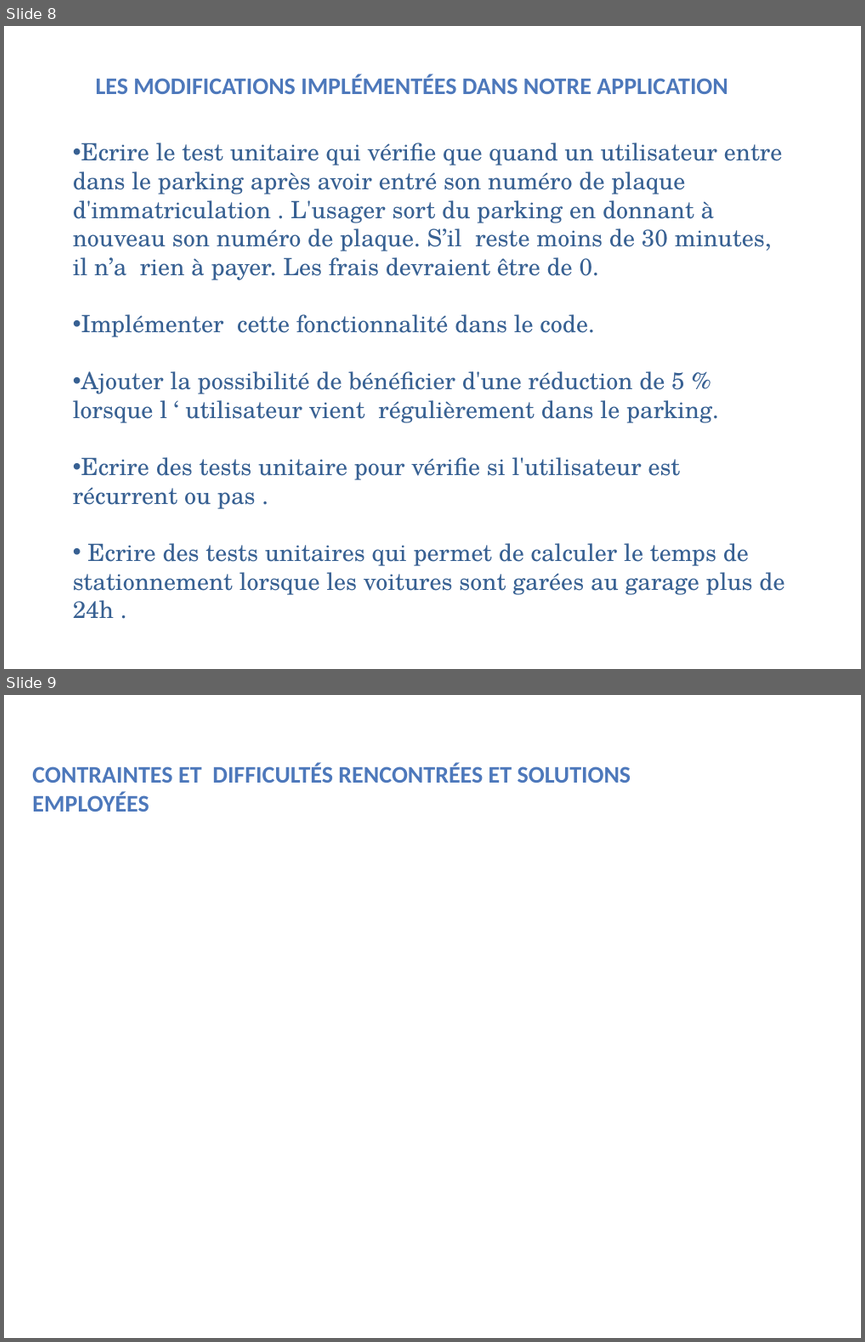
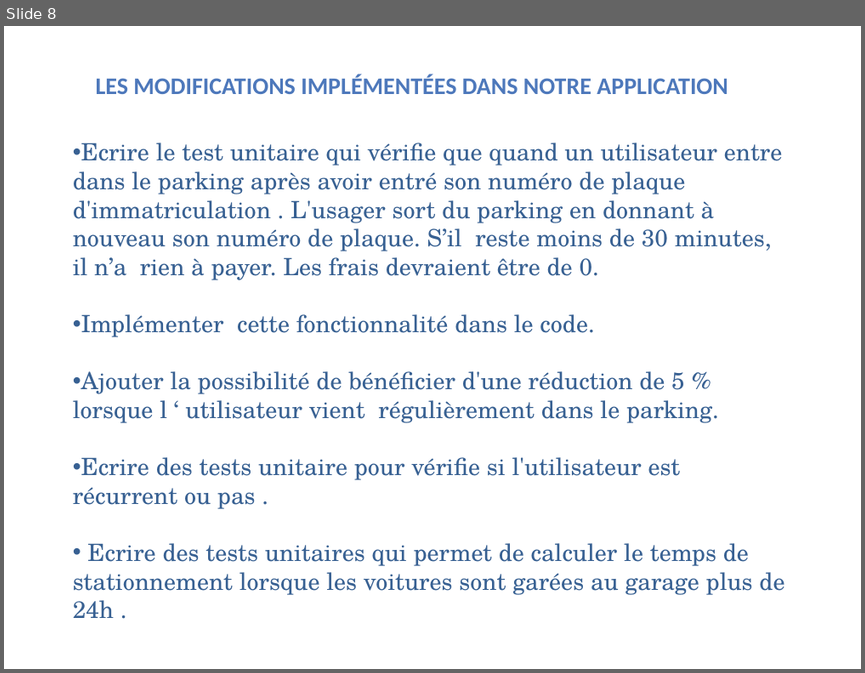
Before and after one commit to KalouiSanaa/projet5-openclassroom, a slide deck: p5_kaloui-sanaa-presentation.pptx. Shown one above the other, each under a label of ours: slides 8 and 9 before the commit, slide 8 after it. The pictures are 865x1342 and 865x673 pixels, drawn with LibreOffice and Linux fonts; fonts in the diff are those of the drawing; background and template pictures are left out. Boxes give left, top, right and bottom in pixels: in the first picture for what was removed or moved away, otherwise in the second. Text is boxed around its words. In the diff, an @@ line names an element or a change of style, - is before the commit and + after.

```diff
--- a/p5_kaloui-sanaa-presentation.pptx
+++ b/p5_kaloui-sanaa-presentation.pptx
@@ slide 9 removed at (4, 695, 861, 1338), background picture (left out) @@
@@ text removed at (32, 763, 631, 811) @@
-CONTRAINTES ET DIFFICULTÉS RENCONTRÉES ET SOLUTIONS EMPLOYÉES
```
Also in this commit, not shown: 4 slides changed, 3 other files.
